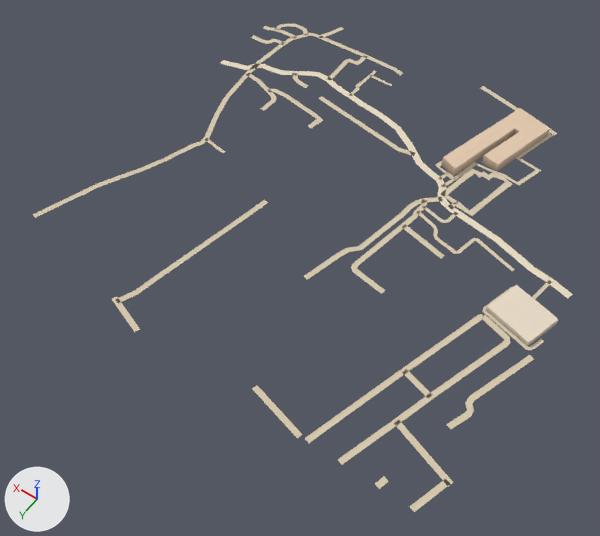
What one commit did to the glTF model public/assets/bengaluru-region-v1/tiles/t31_-29-l0.glb.
Camera for both pictures: a camera (50 mm lens) standing at (15437.0, -13734.0, 654.0) and looking at (15752.0, -14176.0, -40.0). Arrows for +X, +Y and +Z are at lower left; the lights stay in place. The older version comes first.

The older version as bpy lines, for what is in view:
```python
me_building = bpy.data.meshes.new('building')
me_building.from_pydata(...)  # 50 vertices, 67 faces; spans x -3.0..191.0, y 19.0..303.0, z 0.0..12.0
me_building.materials.append(mat_building)
me_ground = bpy.data.meshes.new('ground')
me_ground.from_pydata(...)  # 598 vertices, 526 faces; spans x -3.0..503.0, y -3.0..503.0, z 1.0
me_ground.materials.append(mat_ground)
# before: 404 (503.0, 455.0, 1.0) at pixel (32, 214), 405 (497.0, 457.0, 1.0) at pixel (34, 217), 406 (491.0, 421.0, 1.0) at pixel (64, 199), 407 (486.0, 422.0, 1.0) at pixel (66, 202)
# before: 472 (353.0, 484.0, 1.0) at pixel (119, 299), 473 (355.0, 489.0, 1.0) at pixel (113, 302), 474 (333.0, 490.0, 1.0) at pixel (129, 314), 475 (335.0, 496.0, 1.0) at pixel (124, 317), 476 (313.0, 497.0, 1.0) at pixel (140, 329)
# before: 477 (315.0, 503.0, 1.0) at pixel (134, 332)
ob_building = bpy.data.objects.new('building', me_building)
ob_building.location = (15500.0, -14500.0, 0.0)
ob_ground = bpy.data.objects.new('ground', me_ground)
ob_ground.location = (15500.0, -14500.0, 0.0)
```
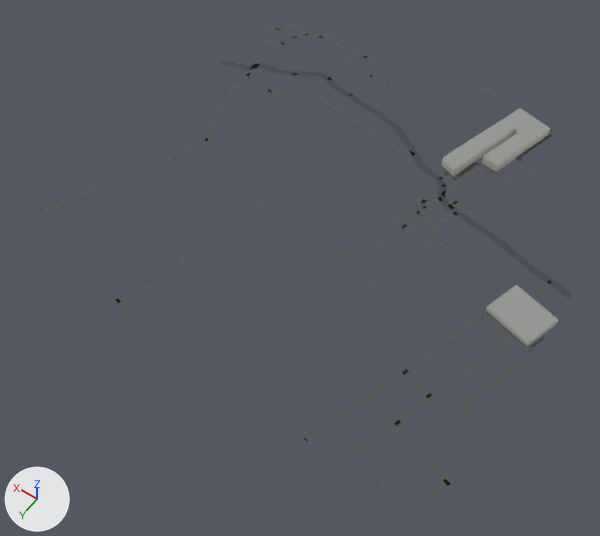
Diff of the bpy script that builds the scene:
```diff
--- a/public/assets/bengaluru-region-v1/tiles/t31_-29-l0.glb.py
+++ b/public/assets/bengaluru-region-v1/tiles/t31_-29-l0.glb.py
@@ me_building @@
 # used by ob_building; location = (15500.0, -14500.0, 0.0)
-me_building.from_pydata(...)  # 50 vertices, 67 faces; spans x -3.0..191.0, y 19.0..303.0, z 0.0..12.0
+me_building.from_pydata(...)  # 50 vertices, 84 faces; spans x -3.0..191.0, y 19.0..303.0, z 0.0..12.0
+# me_building part 1: 67 kept faces spanning x -3.0..191.0, y 19.0..303.0, z 0.0..12.0 get new vertex colours
+# edits to the shape of me_building do not show in these pictures
 me_building.materials.append(mat_building)
@@ me_ground @@
 # used by ob_ground; location = (15500.0, -14500.0, 0.0)
 # verts and faces of me_ground; kept vertices keep their numbers, new ones are numbered from 598
-me_ground.from_pydata(...)  # 598 vertices, 526 faces; spans x -3.0..503.0, y -3.0..503.0, z 1.0
+me_ground.from_pydata(...)  # 605 vertices, 533 faces; spans x 0.0..500.0, y 0.0..500.0, z 1.0
+# me_ground part 2
+# 20 vertices are removed from x -3.0..419.0, y -3.0..503.0, z 1.0
+# 41 faces are deleted
+# 11 vertices in x 1.0..178.0, y 19.0..466.0, z 1.0 move by (-1.0, 0.0, 0.0)
+# 6 vertices in x 12.0..402.0, y 53.0..501.0, z 1.0 move by (0.0, -1.0, 0.0)
+# 5 vertices in x -1.0..117.0, y 213.0..460.0, z 1.0 move by (1.0, 0.0, 0.0)
+# 5 vertices in x 106.0..179.0, y 124.0..465.0, z 1.0 move by (1.0, 1.0, 0.0)
+# 5 vertices in x 18.0..408.0, y 164.0..499.0, z 1.0 move by (0.0, 1.0, 0.0)
+# 4 vertices in x 122.0..345.0, y 13.0..161.0, z 1.0 move by (-1.0, 1.0, 0.0)
+# 22 vertices move from x -2.0..414.0, y 1.0..495.0, z 1.0 to x 0.0..420.0, y 0.0..496.0, z 1.0
+# 25 vertices are added at x 0.0..413.0, y 0.0..500.0, z 1.0
+# 46 new faces join them
+# me_ground part 3
+delete_vertices([404, 405])  # with the faces that use them
+verts[407] = (485.0, 422.0, 1.0)  # moved, pixel (67, 202)
+verts[406] = (491.0, 420.0, 1.0)  # moved, pixel (65, 198)
+verts[612] = (500.0, 466.0, 1.0)  # pixel (26, 221)
+verts[613] = (497.0, 455.0, 1.0)  # pixel (36, 217)
+verts[614] = (500.0, 454.0, 1.0)  # pixel (35, 215)
+verts[615] = (500.0, 447.0, 1.0)  # pixel (40, 210)
+faces += [(612, 613, 614), (613, 615, 614), (407, 615, 613), (406, 615, 407)]
+# me_ground part 4
+delete_vertices([*range(474, 478)])  # with the faces that use them
+verts[617] = (324.0, 500.0, 1.0)  # pixel (130, 325)
+verts[618] = (322.0, 494.0, 1.0)  # pixel (135, 322)
+verts[619] = (305.0, 500.0, 1.0)  # pixel (144, 335)
+verts[620] = (324.0, 500.0, 1.0)  # pixel (130, 325)
+faces += [(472, 473, 617), (472, 617, 618), (617, 619, 618), (617, 620, 619)]
+# me_ground part 5: 480 kept faces spanning x 0.0..497.0, y 0.0..500.0, z 1.0 get new vertex colours; the middle colour goes from beige #d7c9ae to dark grey #535556
 me_ground.materials.append(mat_ground)
```

Location of each change, [x1, y1, x2, y2] in pixels of the pictures (600 x 536 px; the box of a moved part takes in the faces that stretch with it):
'ground', reshaped: before [33, 24, 573, 512]; after [27, 24, 572, 511]
part 1 of me_building, recoloured (darker): [442, 108, 558, 346] in both
part 2 of me_ground, moved or reshaped: before [220, 26, 573, 512]; after [221, 26, 572, 511]
part 3 of me_ground, reshaped: before [33, 185, 98, 218]; after [27, 185, 98, 222]
part 4 of me_ground, moved or reshaped: before [114, 300, 140, 332]; after [114, 300, 144, 335]
part 5 of me_ground, recoloured: [66, 24, 572, 511] in both
